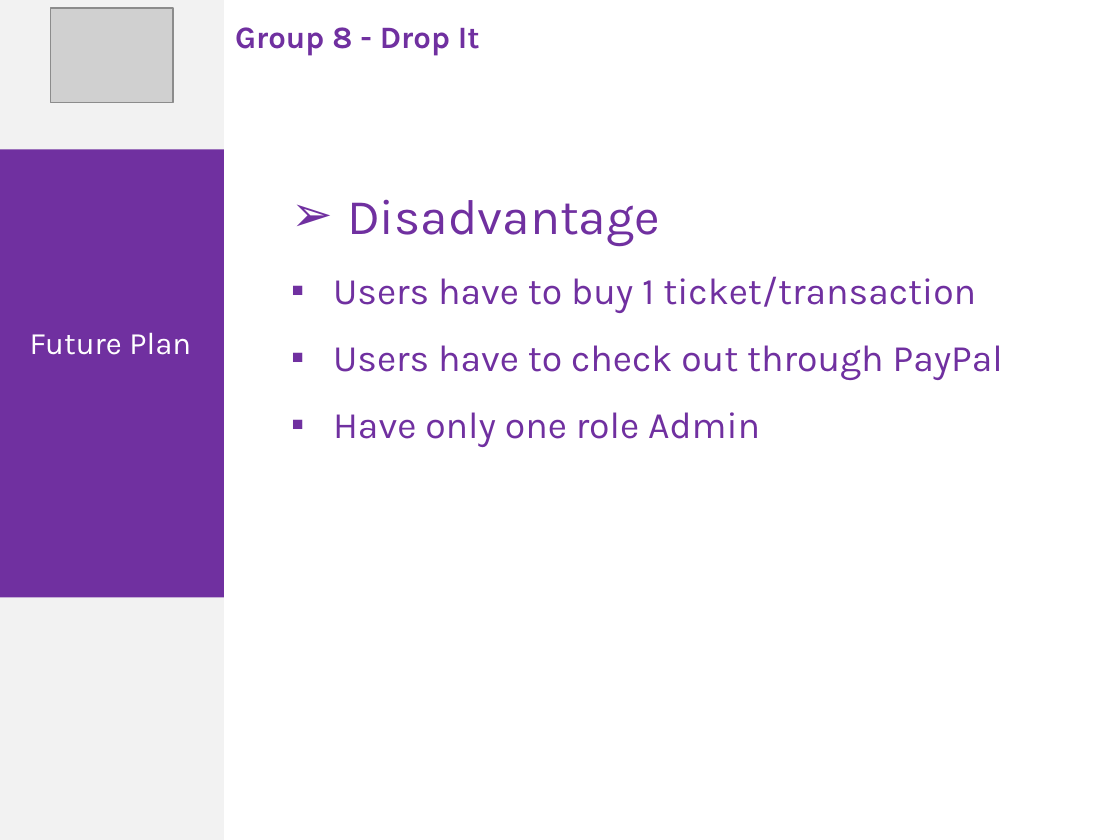
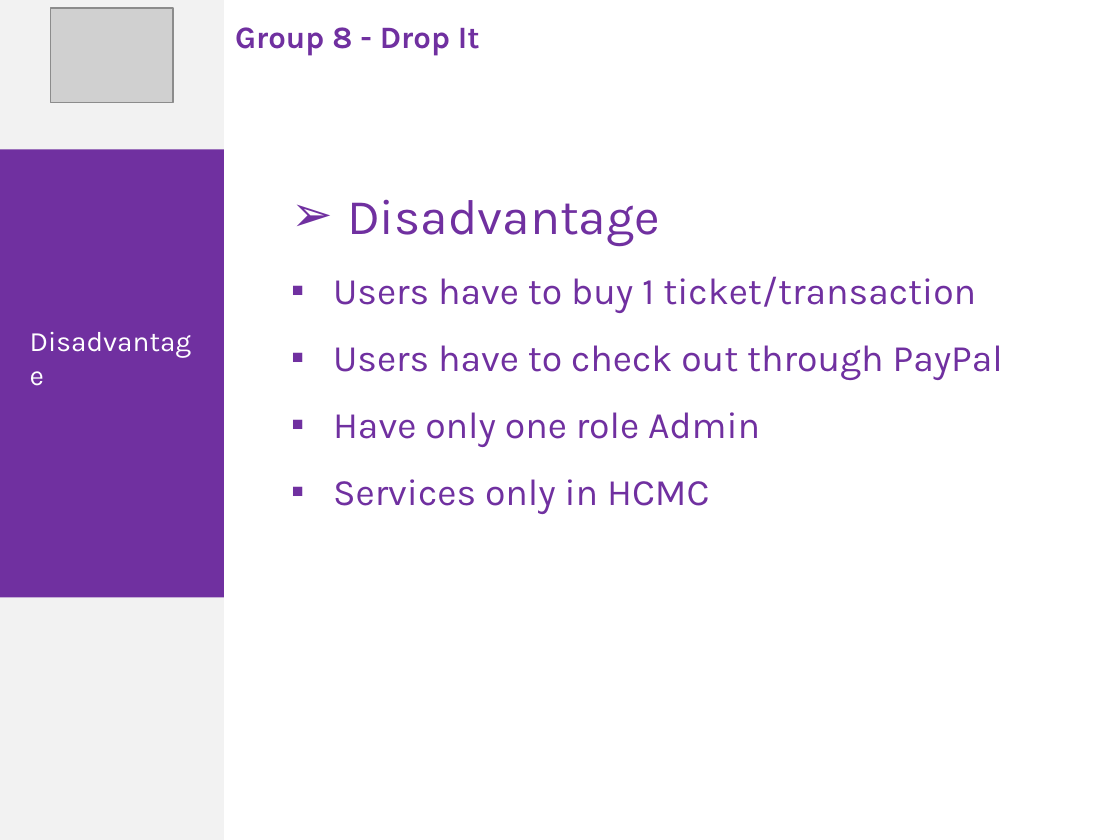
Before and after one commit to phonglk/fptu_capstone, a slide deck: slide 18 of Document/Present.pptx (slide 15 before the commit). Drawn at 1120x840 pixels with LibreOffice and Linux fonts; fonts in the diff are those of the drawing; grey boxes stand for pictures. Boxes give left, top, right and bottom in pixels: in the first picture for what was removed or moved away, otherwise in the second. Text is boxed around its words. In the diff, an @@ line names an element or a change of style, - is before the commit and + after.

```diff
--- a/Document/Present.pptx
+++ b/Document/Present.pptx
@@ text at box(347, 199, 660, 246): text changed; size 20 to 18 pt @@
-Future Plan
+Disadvantage
@@ text at box(333, 479, 709, 514): paragraph added @@
+▪ Services only in HCMC
```
Also in this commit, not shown: 3 other slides changed, 4 slides added, 1 slide removed.
